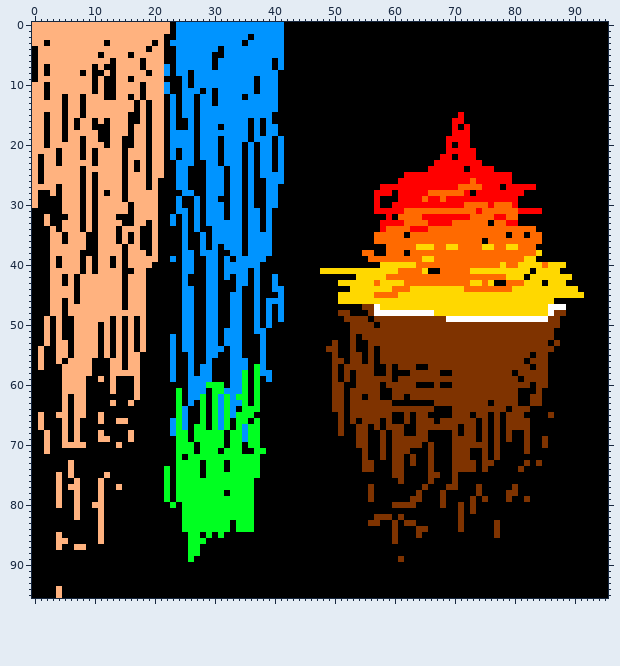
Sprite sheet, stored at icon.png. The first picture shows the starting point.
The file is 96x96 pixels.
The same view after the edit:
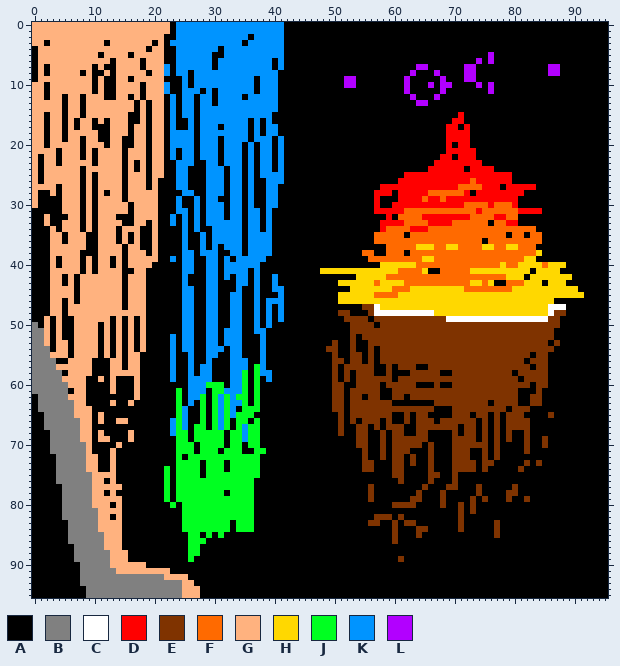
Palette (. is transparent): A #000000  B #808080  C #ffffff  D #ff0000  E #7f3300  F #ff6a00  G #ffb27f  H #ffd800  J #00ff21  K #0094ff  L #b200ff
The exact change:
y 5: x 76 A -> L
y 6: x 74 A -> L; x 76 A -> L
y 7: x 64..65 AA -> LL; x 72..73 AA -> LL; x 86..87 AA -> LL
y 8: x 63 A -> L; x 67 A -> L; x 72..73 AA -> LL; x 86..87 AA -> LL
y 9: x 52..53 AA -> LL; x 62 A -> L; x 68 A -> L; x 72..73 AA -> LL
y 10: x 52..53 AA -> LL; x 62 A -> L; x 66 A -> L; x 68..69 AA -> LL; x 74 A -> L; x 76 A -> L
y 11: x 62 A -> L; x 68 A -> L; x 76 A -> L
y 12: x 63 A -> L; x 67 A -> L
y 13: x 64..65 AA -> LL
y 17..18: x 69 A -> D
y 50: x 0 A -> B
y 51..53: x 0..1 AA -> BB
y 54: x 0..2 AGA -> BBB
y 55: x 0..3 AGAA -> BBBG
y 56: x 0..4 AGAAG -> BBBBA
y 57: x 0..4 AGAAA -> BBBBG
y 58: x 0..5 AAAAAG -> BBBBBA
y 59: x 0..4 AAAAA -> BBBBB
y 60: x 0..5 AAAAAG -> BBBBBB
y 61: x 0..6 AAAAAGG -> BBBBBBA
y 62: x 1..6 AAAAGA -> BBBBBG
y 63: x 1..6 AAAAGA -> BBBBBB
y 64: x 1..6 AAAAGA -> BBBBBB; x 9 A -> G
y 65: x 1..6 GAAGGA -> ABBBBB; x 9 A -> G
y 66..67: x 1..9 GAAAGAGAA -> ABBBBBBGG
y 68..69: x 2..9 GAAGAGAA -> ABBBBBGG
y 70: x 2..9 GAAGGGGA -> ABBBBBBG
y 71: x 2..9 GAAAAAAA -> ABBBBBBG; x 13 A -> G
y 72: x 4..10 AAAAAAA -> BBBBBGG; x 13 A -> G
y 73..74: x 4..10 AAGAAAA -> BBBBBGG; x 13 A -> G
y 75: x 4..11 GAGAAAAA -> BBBBBBGG; x 13 A -> G
y 76: x 4..10 GAAGAAA -> BBBBBBG; x 13 A -> G
y 77: x 4..10 GAGGAAA -> ABBBBBG; x 12..13 AA -> GG
y 78: x 4..10 GAAGAAA -> ABBBBBG; x 13 A -> G
y 79: x 4..10 GAAGAAA -> ABBBBBG; x 12..14 AAA -> GGG
y 80: x 4..9 GAAGAA -> ABBBBB; x 12 A -> G; x 14 A -> G
y 81: x 5..10 AAGAAA -> BBBBBB; x 12..14 AAA -> GGG
y 82: x 5..10 AAGAAA -> BBBBBB; x 12 A -> G; x 14 A -> G
y 83..84: x 6..10 AAAAA -> BBBBB; x 12..14 AAA -> GGG
y 85: x 4 G -> A; x 6..14 AAAAAGAAA -> BBBBBBGGG
y 86: x 4..14 GGAAAAAGAAA -> AABBBBBBGGG
y 87: x 4 G -> A; x 7..14 GGAAAAAA -> BBBBBGGG
y 88..89: x 7..15 AAAAAAAAA -> BBBBBBGGG
y 90: x 8..18 AAAAAAAAAAA -> BBBBBGGGGGG
y 91: x 8..22 AAAAAAAAAAAAAAA -> BBBBBBGGGGGGGGG
y 92: x 8..25 AAAAAAAAAAAAAAAAAA -> BBBBBBBBBBBBBBGGGG
y 93: x 8..26 AAAAAAAAAAAAAAAAAAA -> BBBBBBBBBBBBBBBBBGG
y 94..95: x 4 G -> A; x 9..27 AAAAAAAAAAAAAAAAAAA -> BBBBBBBBBBBBBBBBGGG
